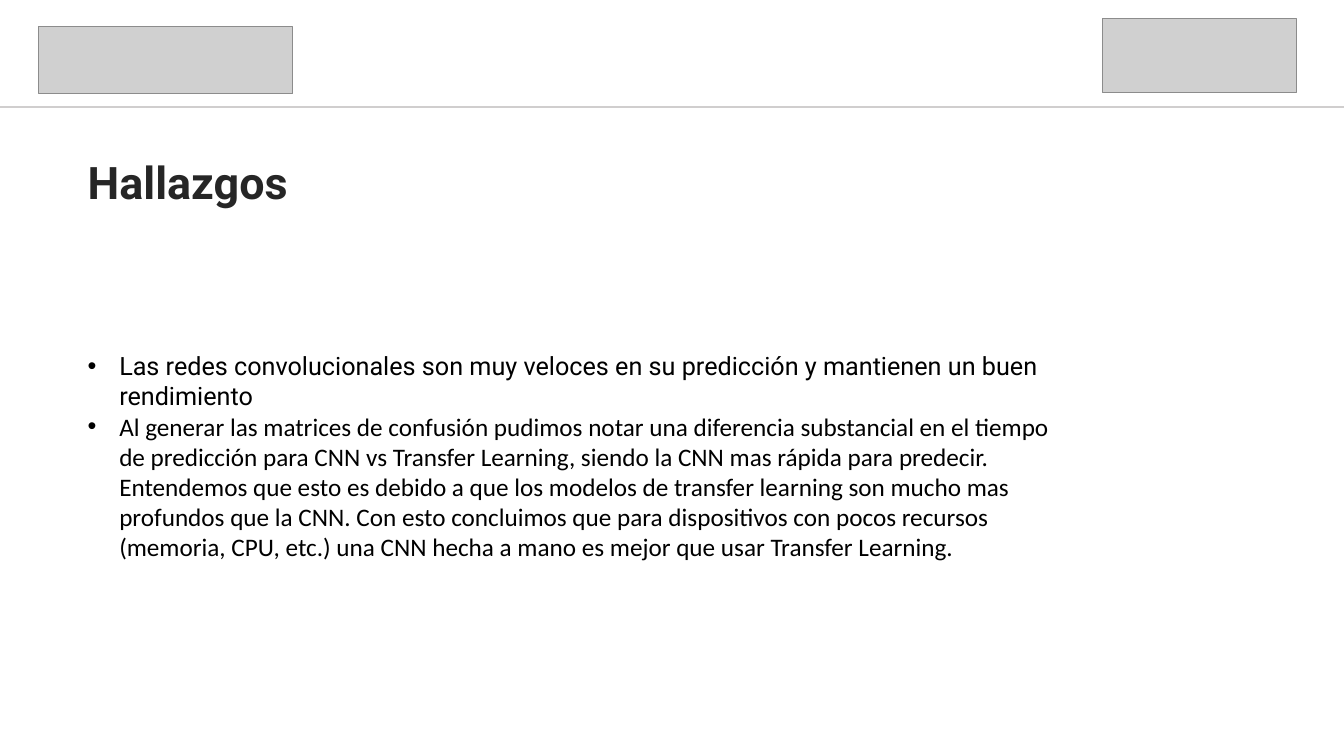
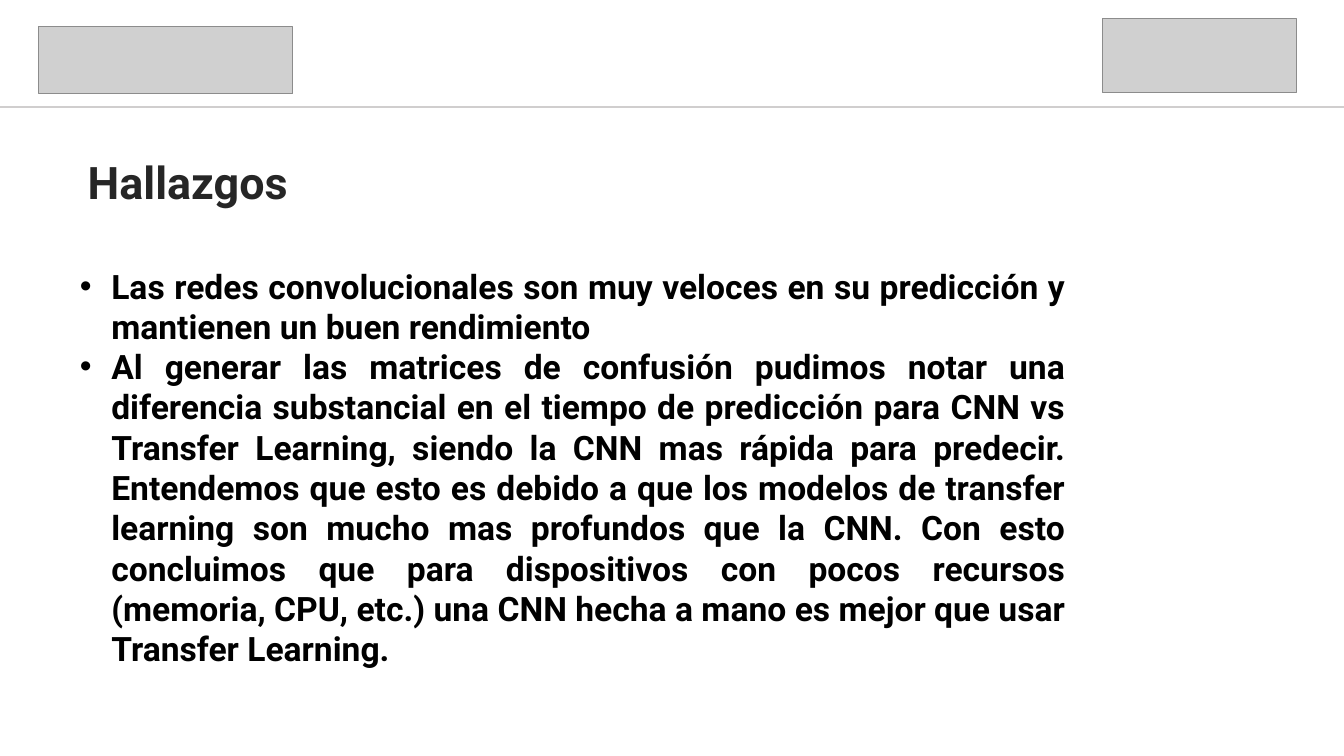
Before and after one commit to MalariaModels/SP1, a slide deck: slide 14 of PosterPresentation.pptx. Drawn at 1344x756 pixels with LibreOffice and Linux fonts; fonts in the diff are those of the drawing; grey boxes stand for pictures. Boxes give left, top, right and bottom in pixels: in the first picture for what was removed or moved away, otherwise in the second. Text is boxed around its words. In the diff, an @@ line names an element or a change of style, - is before the commit and + after.

```diff
--- a/PosterPresentation.pptx
+++ b/PosterPresentation.pptx
@@ text "Las redes convolucionales son muy ...": place and size @@
-text "Las redes convolucionales son muy ..." at box(119, 356, 1048, 561)
+text "Las redes convolucionales son muy ..." at box(111, 273, 1065, 629)
@@ text "Las redes convolucionales son muy ..." at box(111, 273, 1065, 629): size 18 to 24 pt, bold on; font Calibri to Roboto in "Al generar las matrices de confusión pudimos ..."; alignment left to justified @@
```
Also in this commit, not shown: 7 other slides changed, 1 other file.
